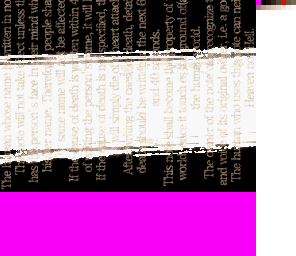
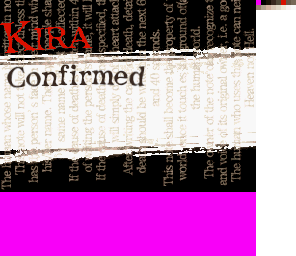
The second 296 × 256 image is a revision of the first. Changes to its layers:
added layer "crooked text" above "straight text" over <box>6,64,145,89</box>
painted on "Layer 1" over <box>0,20,93,55</box>
